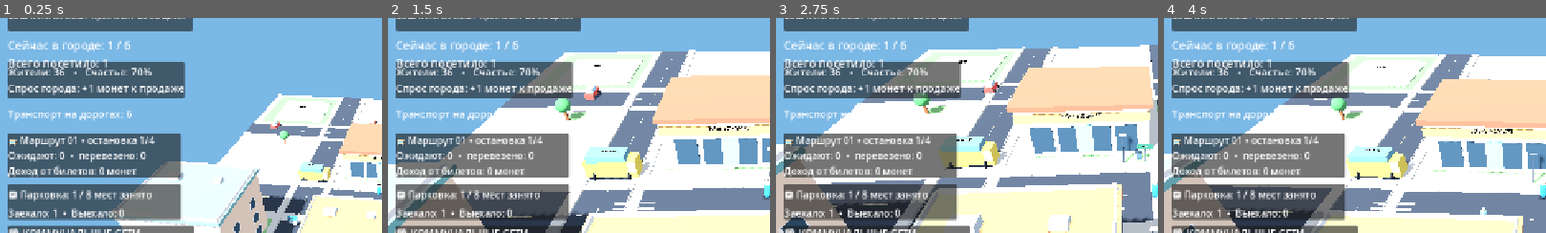
Above: before the commit, frames 1-4 (left to right).
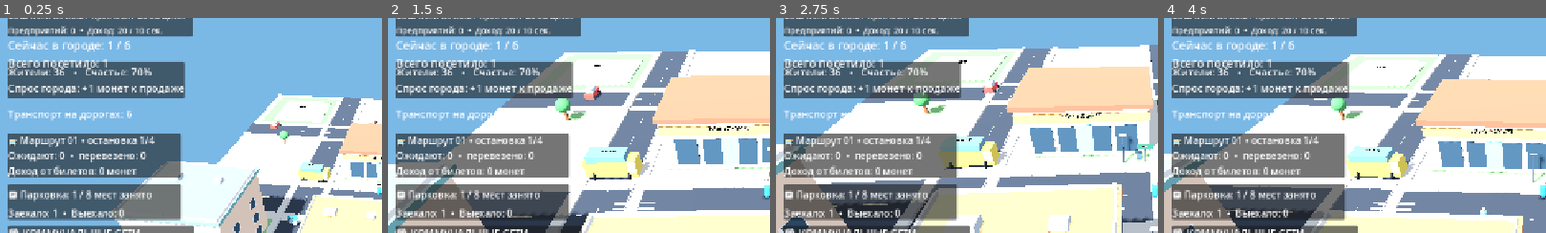
Above: after the commit, the same moments.

Repository: uchihabaha05-del/MINI-WORLD-TYCOON
Game: Godot game, scene res://scenes/Main.tscn
Two runs of this game, one before a commit and one after it. Both use one fixed random seed, a clock stepped at 60 frames per second and the inputs below.
Inputs (mouse positions are % of the whole screen's width and height, from its top left):
- Up to frame 1 (0.25 s): no input
- Up to frame 2 (1.5 s): move the mouse to (72, 45) at 0.52 s; hold D 0.53-1.28 s; click (72, 45) at 0.67 s; move the mouse to (30, 55) at 1.27 s; hold S from 1.28 s (still down)
- Up to frame 3 (2.75 s): move the mouse to (60, 28) at 2.02 s; release S at 2.03 s; hold D from 2.03 s (still down)
- Up to frame 4 (4 s): move the mouse to (45, 70) at 2.77 s; release D at 2.78 s; hold W 2.78-3.53 s; click (45, 70) at 2.92 s; move the mouse to (80, 65) at 3.52 s; hold A from 3.53 s (still down)
The pictures show only the part of the screen within x 0-50%, y 10-60%; the shares and areas given below are measured in that part.

The runs differ from the first frame. In frame 1, 1.7% of the frame differs, in the area x 2-51%, y 3-9%; in frame 2, 1.7%; in frame 3, 1.7%; in frame 4, 1.7%.

Commit message:
Add business portfolio summary to city HUD

Diff:
--- a/scripts/tycoon_manager.gd
+++ b/scripts/tycoon_manager.gd
@@ -17,6 +17,7 @@
 var selected_plot: int = -1
 var cash_label: Label
 var status_label: Label
+var business_summary_label: Label
 var plot_title: Label
 var plot_info: Label
 var buy_button: Button
@@ -111,6 +112,9 @@
 	status_label = Label.new()
 	status_label.add_theme_font_size_override("font_size", 15)
 	top_box.add_child(status_label)
+	business_summary_label = Label.new()
+	business_summary_label.add_theme_font_size_override("font_size", 14)
+	top_box.add_child(business_summary_label)
 
 	var panel := PanelContainer.new()
 	panel.anchor_left = 0.0
@@ -313,6 +317,14 @@
 
 func _refresh_ui() -> void:
 	cash_label.text = "💰  %d монет" % cash
+	var business_count := 0
+	var business_income := 20
+	for business_plot in plots:
+		var business_type := String(business_plot["building"])
+		if not business_type.is_empty() and BUILDINGS.has(business_type):
+			business_count += 1
+			business_income += int(BUILDINGS[business_type]["income"]) * int(business_plot["level"])
+	business_summary_label.text = "Предприятий: %d  •  Доход: %d / 10 сек." % [business_count, business_income]
 	if status_label.text.is_empty():
 		status_label.text = "Ваш MINI MARKET приносит 20 за цикл"
 	if not _has_selection():
